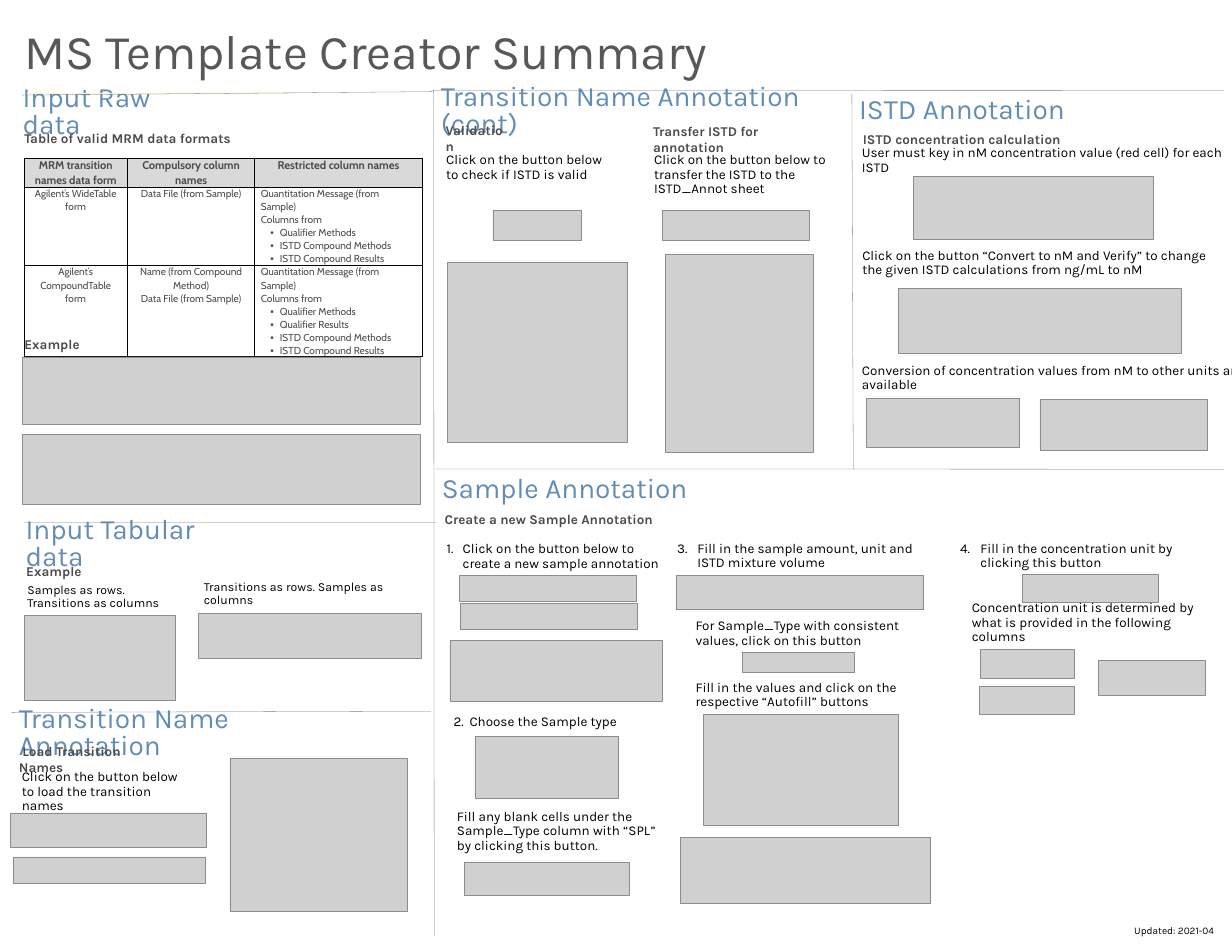
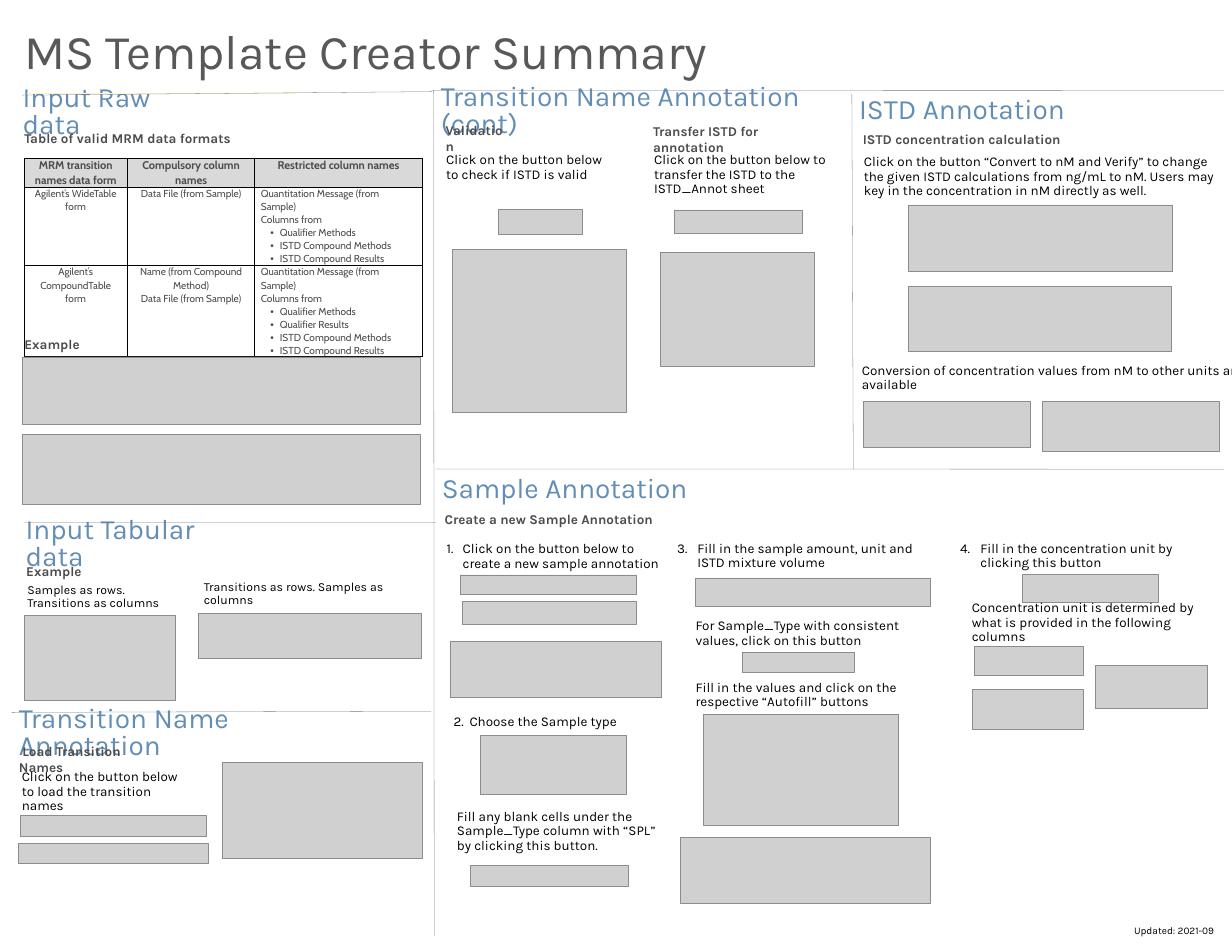
Before and after one commit to SLINGhub/MSTemplate_Creator, a slide deck: slide 1 of docs/MS_Template_Creator_Summary.pptx. Drawn at 1232x952 pixels with LibreOffice and Linux fonts; fonts in the diff are those of the drawing; grey boxes stand for pictures. Boxes give left, top, right and bottom in pixels: in the first picture for what was removed or moved away, otherwise in the second. Text is boxed around its words. In the diff, an @@ line names an element or a change of style, - is before the commit and + after.

```diff
--- a/docs/MS_Template_Creator_Summary.pptx
+++ b/docs/MS_Template_Creator_Summary.pptx
@@ text removed at bbox=[862, 147, 1222, 172] @@
-User must key in nM concentration value (red cell) for each ISTD
@@ text at bbox=[864, 156, 1214, 199]: text changed @@
-Click on the button “Convert to nM and Verify” to change the given ISTD calculations from ng/mL to nM
+Click on the button “Convert to nM and Verify” to change the given ISTD calculations from ng/mL to nM. Users may key in the concentration in nM directly as well.
@@ picture removed at bbox=[914, 177, 1153, 239] @@
@@ picture added at bbox=[909, 205, 1172, 272] @@
@@ picture: place and size @@
-picture at bbox=[493, 210, 581, 240]
+picture at bbox=[498, 210, 582, 235]
@@ picture: place and size @@
-picture at bbox=[662, 210, 810, 240]
+picture at bbox=[674, 210, 801, 233]
@@ picture: place and size @@
-picture at bbox=[447, 263, 627, 443]
+picture at bbox=[452, 250, 626, 413]
@@ picture: place and size @@
-picture at bbox=[666, 254, 814, 452]
+picture at bbox=[660, 252, 815, 367]
@@ picture: place and size @@
-picture at bbox=[899, 288, 1181, 354]
+picture at bbox=[909, 286, 1172, 352]
@@ picture: place and size @@
-picture at bbox=[867, 398, 1019, 447]
+picture at bbox=[863, 402, 1030, 447]
@@ picture: place and size @@
-picture at bbox=[1040, 400, 1208, 451]
+picture at bbox=[1042, 401, 1219, 452]
@@ picture: place and size @@
-picture at bbox=[460, 576, 637, 601]
+picture at bbox=[460, 575, 637, 595]
@@ picture: place and size @@
-picture at bbox=[676, 575, 923, 610]
+picture at bbox=[695, 578, 930, 606]
@@ picture: place and size @@
-picture at bbox=[460, 604, 637, 630]
+picture at bbox=[462, 601, 636, 624]
@@ picture: place and size @@
-picture at bbox=[450, 640, 662, 701]
+picture at bbox=[450, 641, 661, 697]
@@ picture: place and size @@
-picture at bbox=[980, 649, 1074, 678]
+picture at bbox=[975, 647, 1083, 676]
@@ picture: place and size @@
-picture at bbox=[979, 686, 1074, 715]
+picture at bbox=[972, 689, 1083, 729]
@@ picture: place and size @@
-picture at bbox=[1098, 660, 1206, 695]
+picture at bbox=[1095, 665, 1208, 709]
@@ picture: place and size @@
-picture at bbox=[475, 737, 618, 798]
+picture at bbox=[480, 735, 626, 794]
@@ picture: place and size @@
-picture at bbox=[230, 759, 407, 912]
+picture at bbox=[222, 762, 422, 858]
@@ picture: place and size @@
-picture at bbox=[10, 813, 207, 847]
+picture at bbox=[20, 815, 206, 836]
@@ picture removed at bbox=[14, 857, 206, 884] @@
@@ picture added at bbox=[19, 843, 208, 864] @@
@@ picture: place and size @@
-picture at bbox=[464, 863, 630, 896]
+picture at bbox=[471, 865, 628, 886]
@@ text at bbox=[1134, 927, 1214, 937]: text changed @@
-Updated: 2021-04
+Updated: 2021-09
```
Also in this commit, not shown: 1 other slide changed, 5 other files.
